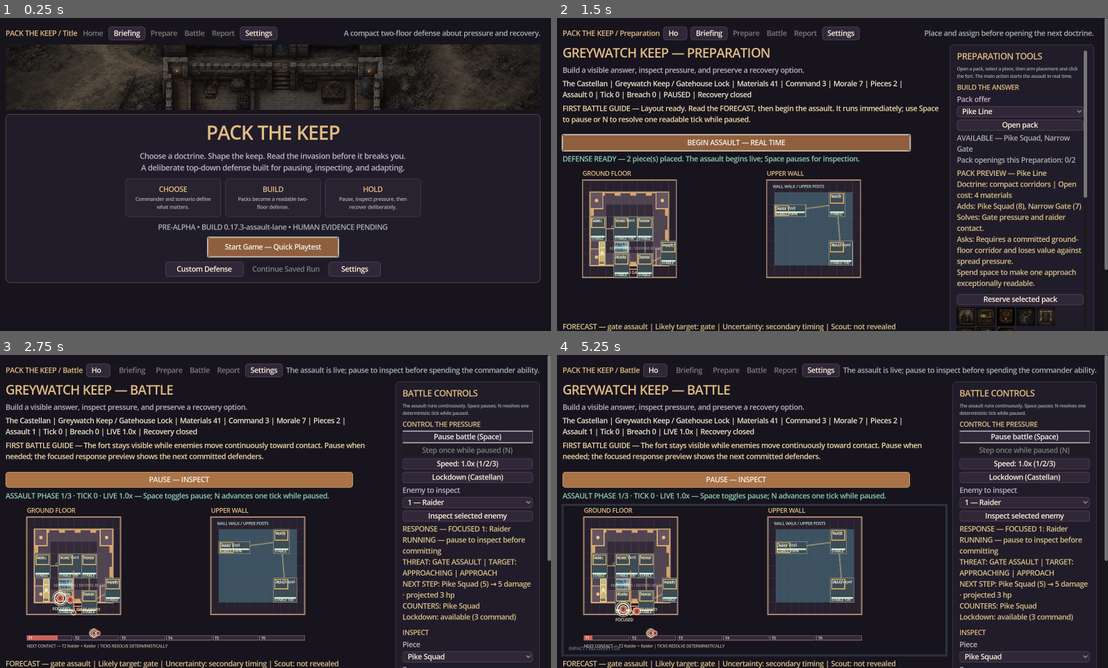
Above: before the commit, frames 1-4 (two rows, left to right).
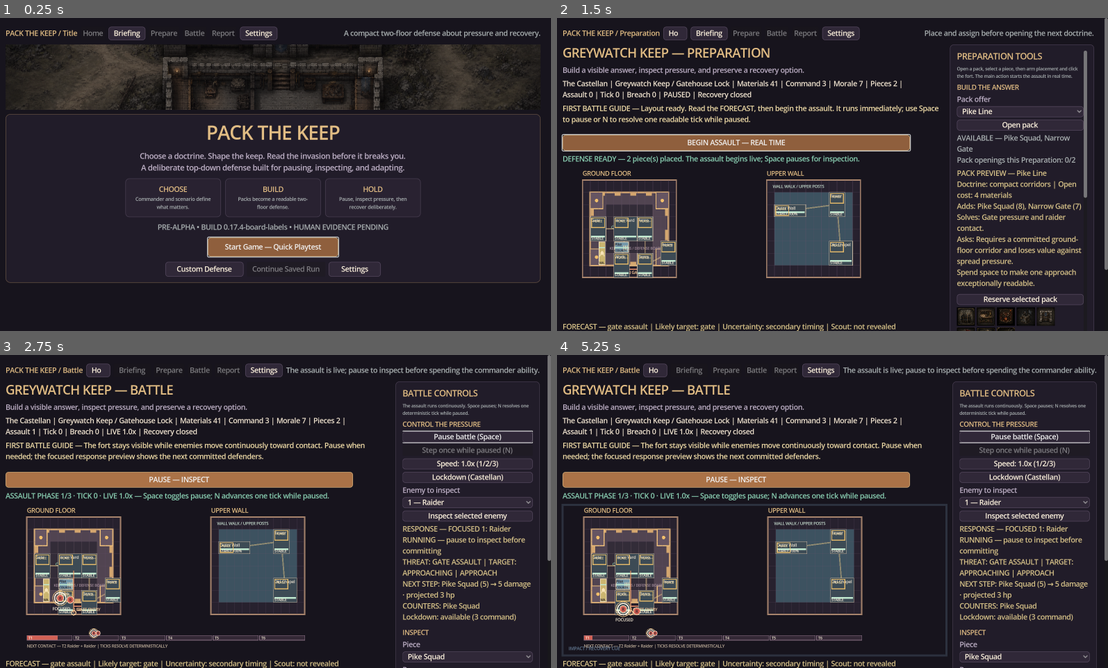
Above: after the commit, the same moments.

Repository: raphaelroshan/pack-the-keep
Game: Godot game, scene res://scenes/Main.tscn
The game is run twice, just before and just after one commit, with the same random seed, the same clock (stepped at 60 frames per second) and the same inputs.
Inputs:
- Up to frame 1 (0.25 s): no input
- Up to frame 2 (1.5 s): click "Start Game — Quick Playtest" at 0.5 s; click "Enter Keep — Recommended Layo…" at 1.25 s
- Up to frame 3 (2.75 s): click "BEGIN ASSAULT — REAL TIME" at 2 s
- Up to frame 4 (5.25 s): click "Home" at 2.75 s; click "Start Game — Quick Playtest" at 3.5 s; click "Enter Keep — Recommended Layo…" at 4.25 s; click "BEGIN ASSAULT — REAL TIME" at 5 s

The runs differ from the first frame. In frame 1, 0.4% of the frame differs, in the area x 28-71%, y 65-68%; in frame 2, less than 0.1%; in frame 3, less than 0.1%; in frame 4, less than 0.1%.

Commit message:
fix: declutter tactical board labels

Diff:
--- a/content/content_manifest.json
+++ b/content/content_manifest.json
@@ -1,7 +1,7 @@
 {
   "schema_version": 1,
   "game_id": "pack-the-keep",
-  "content_version": "0.17.3",
+  "content_version": "0.17.4",
   "p4_vertical_slice": {
     "status": "implemented",
     "scorecard": "each_resolved_wave_records_doctrine_outcome_damage_defeated_enemies_and_recovery_actions",
@@ -333,7 +333,16 @@
     "bounds": "timeline_bar_selection_rings_and_next_contact_summary_fit_inside_the_canvas",
     "determinism": "spacing_snapshot_drawing_and_hit_testing_do_not_change_keep_state",
     "evidence": ["design/p22_assault_lane_spacing.md", "docs/p22_assault_lane_visual_verification.md", "tests/test_p2_ui.gd"],
-    "next_slice": "p22_human_battle_readability_sessions"
+    "next_slice": "p23_board_label_clarity"
+  },
+  "p23_board_label_clarity": {
+    "status": "implemented",
+    "labels": "room_and_piece_names_fit_their_draw_width_using_stable_compact_fallbacks",
+    "occupied_room_rule": "hide_room_name_and_numeric_state_beneath_a_piece_but_keep_boundary_and_condition_bar",
+    "inspection": "full_room_and_piece_details_remain_in_the_existing_inspector",
+    "determinism": "label_fitting_and_overlap_queries_do_not_change_keep_state",
+    "evidence": ["design/p23_board_label_clarity.md", "docs/p23_board_label_visual_verification.md", "tests/test_p2_ui.gd"],
+    "next_slice": "p23_human_board_comprehension_sessions"
   },
   "campaign": {
     "title": "The Bell at Dusk",
--- a/content/gameplay_framework.json
+++ b/content/gameplay_framework.json
@@ -1,7 +1,7 @@
 {
   "schema_version": 1,
   "game_id": "pack-the-keep",
-  "framework_version": "0.17.3-assault-lane",
+  "framework_version": "0.17.4-board-labels",
   "design_promise": "Choose a commander, open a coherent pack, arrange a readable keep, and adapt when a forecasted invasion tests the doctrine you chose.",
   "p0_alpha_foundation": {
     "status": "implemented",
@@ -364,6 +364,14 @@
     "timeline": "placed_below_the_approach_apron_with_its_summary_inside_design_bounds",
     "authority_boundary": "layout_and_spacing_only_without_path_timing_hit_test_or_simulation_changes",
     "non_goals": ["camera_controls", "enemy_path_changes", "command_rail_rework", "new_save_fields"]
+  },
+  "p23_board_label_clarity": {
+    "status": "implemented",
+    "label_fitting": "full_name_then_preferred_word_then_acronym_then_ellipsis_with_measured_width",
+    "occupied_rooms": "retain_boundaries_and_condition_bars_while_suppressing_competing_room_text",
+    "full_detail": "room_and_piece_inspectors_keep_complete_names_status_assignments_and_purpose",
+    "authority_boundary": "label_projection_reads_layout_state_without_changing_placement_or_simulation",
+    "non_goals": ["room_geometry_changes", "piece_footprint_changes", "final_art", "save_fields"]
   },
   "v090_multi_wave": {
     "status": "implemented",
--- a/content/p12_alpha_checklist.json
+++ b/content/p12_alpha_checklist.json
@@ -1,6 +1,6 @@
 {
   "schema_version": 1,
-  "build_version": "0.17.3-assault-lane",
+  "build_version": "0.17.4-board-labels",
   "status": "candidate",
   "checks": [
     {"id": "windows_launch", "status": "implemented", "evidence": ["tests/test_release_identity.py", "tools/run_packaged_smoke.py", ".github/workflows/ci.yml"]},
--- a/content/p16_playtest_protocol.json
+++ b/content/p16_playtest_protocol.json
@@ -1,6 +1,6 @@
 {
   "schema_version": 1,
-  "build_version": "0.17.3-assault-lane",
+  "build_version": "0.17.4-board-labels",
   "status": "ready_for_human_sessions",
   "release_ready": false,
   "minimum_completed_sessions": 4,
--- a/project.godot
+++ b/project.godot
@@ -6,7 +6,7 @@
 
 [application]
 config/name="Pack the Keep"
-config/version="0.17.3-assault-lane"
+config/version="0.17.4-board-labels"
 run/main_scene="res://scenes/Main.tscn"
 config/features=PackedStringArray("4.3", "GL Compatibility")
 boot_splash/bg_color=Color(0.045, 0.04, 0.055, 1)
--- a/src/ui/main.gd
+++ b/src/ui/main.gd
@@ -3124,6 +3124,31 @@
 				return true
 		return false
 
+	func _compact_board_label(label_text: String, max_width: float, font_size: int, prefer_last_word: bool = false) -> String:
+		if label_text.is_empty() or max_width <= 0.0:
+			return ""
+		var font: Font = ThemeDB.fallback_font
+		if font.get_string_size(label_text, HORIZONTAL_ALIGNMENT_LEFT, -1, font_size).x <= max_width:
+			return label_text
+		var words: PackedStringArray = label_text.split(" ", false)
+		if words.size() > 1:
+			var preferred: String = words[words.size() - 1] if prefer_last_word else words[0]
+			if font.get_string_size(preferred, HORIZONTAL_ALIGNMENT_LEFT, -1, font_size).x <= max_width:
+				return preferred
+			var acronym: String = ""
+			for word in words:
+				if not word.is_empty():
+					acronym += word.left(1).to_upper()
+			if font.get_string_size(acronym, HORIZONTAL_ALIGNMENT_LEFT, -1, font_size).x <= max_width:
+				return acronym
+		var shortened: String = label_text
+		while shortened.length() > 1 and font.get_string_size(shortened + "…", HORIZONTAL_ALIGNMENT_LEFT, -1, font_size).x > max_width:
+			shortened = shortened.left(shortened.length() - 1)
+		return shortened + "…" if shortened.length() < label_text.length() else shortened
+
+	func _room_label_visible(room_id: String, floor_name: String, origin: Vector2) -> bool:
+		return not _placement_box_occupied(_room_rect(room_id, origin), floor_name, origin)
+
 	func _draw_placement_boxes(floor_name: String, origin: Vector2, outline_only: bool = false) -> void:
 		for room_id in keep.room_definitions().keys():
 			var room: Dictionary = keep.room_definition(String(room_id))
@@ -3238,13 +3263,16 @@
 			if String(room.get("floor", "ground")) != floor_name:
 				continue
 			var rect: Rect2 = _room_rect(String(room_id), origin)
+			var show_room_text: bool = _room_label_visible(String(room_id), floor_name, origin)
 			draw_rect(rect, _room_color(String(room_id)), true)
 			draw_rect(rect, Color("#c8b6a0"), false, 1.0)
-			draw_string(ThemeDB.fallback_font, rect.position + Vector2(2, 12), String(room.name), HORIZONTAL_ALIGNMENT_LEFT, rect.size.x - 4, 9, Color("#eadfce"))
+			if show_room_text:
+				draw_string(ThemeDB.fallback_font, rect.position + Vector2(2, 12), _compact_board_label(String(room.name), rect.size.x - 4.0, 9, true), HORIZONTAL_ALIGNMENT_LEFT, rect.size.x - 4, 9, Color("#eadfce"))
 			var condition: int = keep.room_condition(String(room_id))
 			var state_text: String = keep.room_state(String(room_id)).to_upper()
 			draw_rect(Rect2(rect.position + Vector2(2, rect.size.y - 12), Vector2(maxf(4.0, (rect.size.x - 4.0) * float(condition) / 100.0), 4)), Color("#bfe8cf") if condition >= 70 else Color("#d7a35b") if condition >= 35 else Color("#d26155"), true)
-			draw_string(ThemeDB.fallback_font, rect.position + Vector2(2, rect.size.y - 3), "%s %d%%" % [state_text, condition], HORIZONTAL_ALIGNMENT_LEFT, rect.size.x - 4, 8, Color("#fff4df"))
+			if show_room_text:
+				draw_string(ThemeDB.fallback_font, rect.position + Vector2(2, rect.size.y - 3), _compact_board_label("%s %d%%" % [state_text, condition], rect.size.x - 4.0, 8), HORIZONTAL_ALIGNMENT_LEFT, rect.size.x - 4, 8, Color("#fff4df"))
 		_draw_spatial_overlay(floor_name, origin)
 		_draw_placement_boxes(floor_name, origin)
 		for instance in keep.pieces.values():
@@ -3268,7 +3296,7 @@
 			draw_rect(piece_rect.grow(-2), color, true)
 			draw_rect(piece_rect.grow(-2), Color("#f1dfb8"), false, 1.5)
 			_draw_piece_glyph(piece_rect, piece_id, color)
-			draw_string(ThemeDB.fallback_font, piece_rect.position + Vector2(2, 11), String(piece.name), HORIZONTAL_ALIGNMENT_LEFT, piece_rect.size.x - 12, 8, Color("#201a25"))
+			draw_string(ThemeDB.fallback_font, piece_rect.position + Vector2(2, 11), _compact_board_label(String(piece.name), piece_rect.size.x - 14.0, 8), HORIZONTAL_ALIGNMENT_LEFT, piece_rect.size.x - 14, 8, Color("#201a25"))
 			var piece_status: String = "%d/%d hp" % [int(instance.get("health", 0)), int(instance.get("max_health", piece.get("max_health", 0)))]
 			var max_ammo: int = int(instance.get("max_ammo", piece.get("max_ammo", 0)))
 			if max_ammo > 0:
--- a/tests/test_p2_ui.gd
+++ b/tests/test_p2_ui.gd
@@ -20,6 +20,22 @@
 	ui._on_place_piece()
 	if ui.keep.pieces.is_empty():
 		failures.append("starter placement did not create a defensive piece")
+	var labels_before: String = JSON.stringify(ui.keep.serialize())
+	var compact_piece_label: String = ui.keep_canvas._compact_board_label("Crossbow Patrol", 24.0, 8)
+	if compact_piece_label.is_empty() or ThemeDB.fallback_font.get_string_size(compact_piece_label, HORIZONTAL_ALIGNMENT_LEFT, -1, 8).x > 24.0:
+		failures.append("compact board label did not fit its requested width")
+	var first_piece_id: String = String(ui.keep.pieces.keys()[0])
+	var original_piece: Dictionary = ui.keep.pieces[first_piece_id].duplicate(true)
+	var gate_room: Dictionary = ui.keep.room_definition("gate")
+	var overlapping_piece: Dictionary = original_piece.duplicate(true)
+	overlapping_piece.origin = gate_room.origin
+	overlapping_piece.floor = gate_room.floor
+	ui.keep.pieces[first_piece_id] = overlapping_piece
+	if ui.keep_canvas._room_label_visible("gate", "ground", ui.keep_canvas.MAP_ORIGIN):
+		failures.append("placed defender did not suppress the competing room label")
+	ui.keep.pieces[first_piece_id] = original_piece
+	if JSON.stringify(ui.keep.serialize()) != labels_before:
+		failures.append("board label projection mutated authoritative state")
 	ui._on_start_wave()
 	if not ui.keep.wave_active:
 		failures.append("start wave did not activate the invasion")
--- a/tools/ci_manifest.json
+++ b/tools/ci_manifest.json
@@ -1,7 +1,7 @@
 {
   "slug": "pack-the-keep",
   "display_name": "Pack the Keep",
-  "build_version": "0.17.3-assault-lane",
+  "build_version": "0.17.4-board-labels",
   "godot_test": "res://tests/test_keep_state.gd",
   "primary_repo": "raphaelroshan/pack-the-keep",
   "release_platforms": ["steam", "epic-games-store"],
Not shown, changed: README.md
Not shown, added: design/p23_board_label_clarity.md
Not shown, changed: docs/agent_feeding_guide.md
Not shown, changed: docs/agent_handoff_roadmap.md
Not shown, changed: docs/decision_log.md
Not shown, changed: docs/internal_test_release.md
Not shown, added: docs/p23_board_label_visual_verification.md
